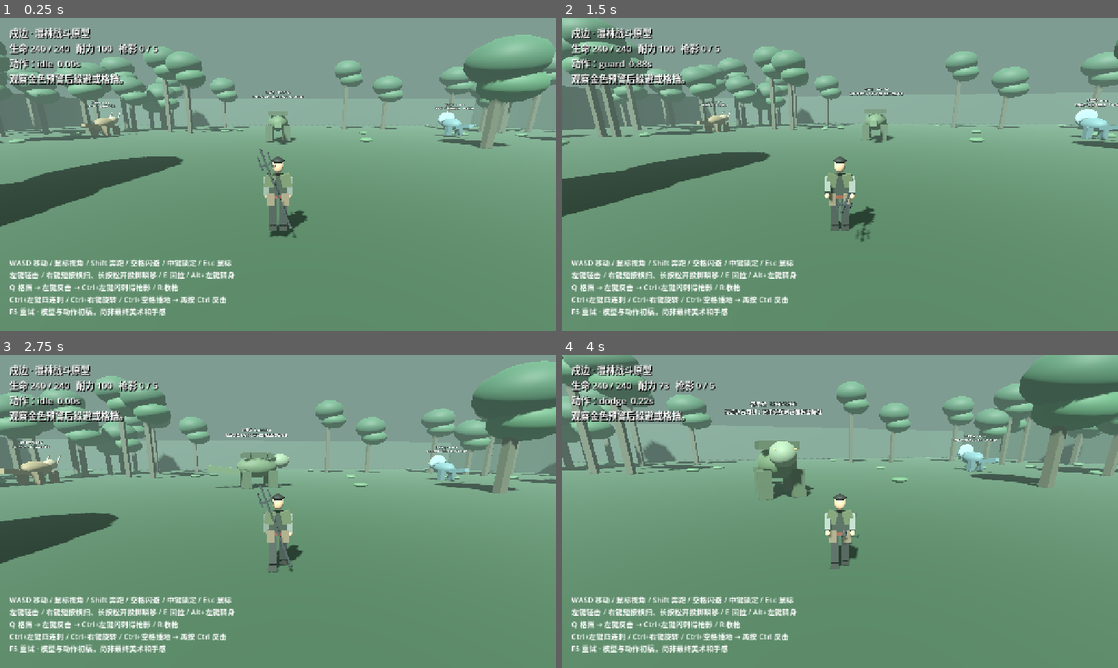
Above: before the commit, frames 1-4 (two rows, left to right).
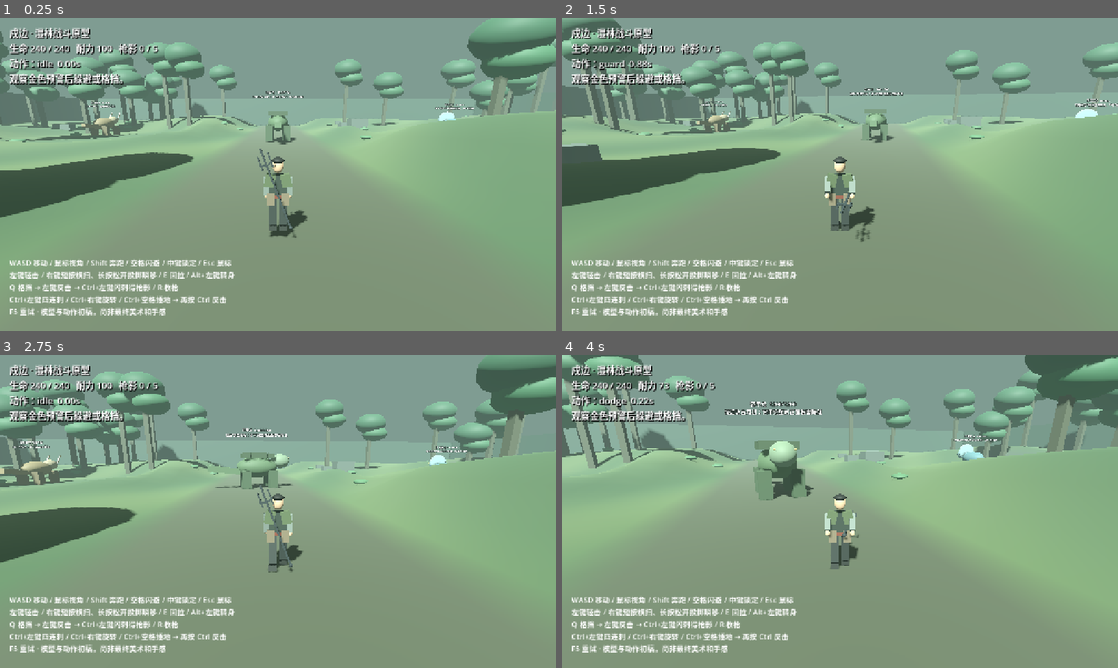
Above: after the commit, the same moments.

Repository: Rain-ziyu/huntbound
Game: Godot game, scene res://scenes/main/main.tscn
Two runs of this game, one before a commit and one after it. Both use one fixed random seed, a clock stepped at 60 frames per second and the inputs below.
Inputs (mouse positions are in pixels of both pictures, inside the frame that each line leads up to):
- Up to frame 1 (0.25 s): no input
- Up to frame 2 (1.5 s): tap Enter at 0.5 s; move the mouse to (867, 174) at 0.52 s; hold W from 0.53 s (still down); tap Q at 0.6 s; click (867, 174) at 0.67 s; tap Space at 0.77 s; move the mouse to (812, 174) at 1.27 s; tap E at 1.35 s
- Up to frame 3 (2.75 s): keep holding W; tap Space at 1.52 s; move the mouse to (289, 505) at 2.02 s; tap R at 2.1 s
- Up to frame 4 (4 s): keep holding W; move the mouse to (834, 517) at 2.77 s; tap Ctrl at 2.85 s; click (834, 517) at 2.92 s; tap Space at 3.02, 3.77 s; move the mouse to (878, 514) at 3.52 s; hold Shift from 3.53 s (still down)

The runs differ from the first frame. In frame 1, 54% of the frame differs, in the area x 0-100%, y 0-100%; in frame 2, 58%; in frame 3, 58%; in frame 4, 65%.

Commit message:
feat: add rolling forest terrain and validate teleport landings

Diff:
--- /dev/null
+++ b/scripts/forest_terrain.gd
@@ -0,0 +1,53 @@
+extends Node3D
+const Visuals = preload("res://scripts/visuals.gd")
+const CLEARINGS := [Vector2(0,-16),Vector2(-26,-22),Vector2(26,-22),Vector2(-25,24),Vector2(25,24)]
+const HALF := 60
+const STEP := 2
+var terrain_body: StaticBody3D
+
+static func height_at(x: float, z: float) -> float:
+	var height := 1.8+sin(x*0.10)*cos(z*0.08)*1.3+sin(z*0.19+x*0.04)*0.4
+	var blend := smoothstep(6,13,absf(x))
+	for center in CLEARINGS:
+		blend = minf(blend,smoothstep(9,16,Vector2(x,z).distance_to(center)))
+	height *= blend
+	var river := 1.0-smoothstep(1.8,5.0,absf(x-41))
+	return lerpf(height,-0.45,river)
+
+func _ready() -> void:
+	var surface := SurfaceTool.new()
+	surface.begin(Mesh.PRIMITIVE_TRIANGLES)
+	for z in range(-HALF,HALF,STEP):
+		for x in range(-HALF,HALF,STEP):
+			var a := Vector3(x,height_at(x,z),z)
+			var b := Vector3(x+STEP,height_at(x+STEP,z),z)
+			var c := Vector3(x,height_at(x,z+STEP),z+STEP)
+			var d := Vector3(x+STEP,height_at(x+STEP,z+STEP),z+STEP)
+			for point in [a,b,c,b,d,c]:
+				var moss := 0.5+sin(point.x*0.38+point.z*0.23)*0.18
+				var color := Color("344d39").lerp(Color("64734d"),moss)
+				if absf(point.x)<6: color = Color("4a5141")
+				if absf(point.x-41)<4: color = Color("4a514c")
+				surface.set_color(color)
+				surface.add_vertex(point)
+	surface.generate_normals()
+	var ground := MeshInstance3D.new()
+	ground.mesh = surface.commit()
+	var material := StandardMaterial3D.new()
+	material.vertex_color_use_as_albedo = true
+	material.roughness = 0.72
+	ground.material_override = material
+	add_child(ground)
+	terrain_body = StaticBody3D.new()
+	terrain_body.name = "TerrainCollision"
+	terrain_body.collision_layer = 2
+	var collision := CollisionShape3D.new()
+	collision.shape = ground.mesh.create_trimesh_shape()
+	terrain_body.add_child(collision)
+	add_child(terrain_body)
+	var water := Visuals.piece(self,Vector3(41,-0.12,0),Vector3(3.4,0.03,118),Color("4b8884"))
+	var water_mat := water.material_override as StandardMaterial3D
+	water_mat.roughness = 0.18
+	water_mat.metallic = 0.35
+	water.name = "ShallowStream"
+	add_to_group("terrain")
--- a/scripts/forest_world.gd
+++ b/scripts/forest_world.gd
@@ -2,6 +2,7 @@
 const Visuals = preload("res://scripts/visuals.gd")
 const Hunter = preload("res://scripts/player.gd")
 const Monster = preload("res://scripts/monster.gd")
+const Terrain = preload("res://scripts/forest_terrain.gd")
 var hunter: CharacterBody3D
 var hud: Label
 
@@ -34,7 +35,7 @@
 	sun.light_energy = 1.3
 	sun.shadow_enabled = true
 	add_child(sun)
-	obstacle(Vector3(0,-0.5,0),Vector3(120,1,120),Color("344d39"))
+	add_child(Terrain.new())
 	for side in [-1,1]:
 		obstacle(Vector3(side*60,4,0),Vector3(1,8,120),Color("3f5348"))
 		obstacle(Vector3(0,4,side*60),Vector3(120,8,1),Color("3f5348"))
@@ -47,13 +48,24 @@
 		for encounter in positions:
 			if pos.distance_to(encounter)<9: clearing = true
 		if clearing: continue
+		pos.y = Terrain.height_at(pos.x,pos.z)
 		var height := rng.randf_range(7,13)
 		obstacle(pos+Vector3(0,height/2,0),Vector3(0.65,height,0.65),Color("4b5040"))
 		Visuals.piece(self,pos+Vector3(0,height,0),Vector3(6,4,6),Color("365c43"),true)
 		Visuals.piece(self,pos+Vector3(1,height-2,0),Vector3(5,3,5),Color("3c6748"),true)
 	for i in 65:
 		var pos := Vector3(rng.randf_range(-55,55),0,rng.randf_range(-55,55))
+		pos.y = Terrain.height_at(pos.x,pos.z)
 		if absf(pos.x)>7: Visuals.piece(self,pos+Vector3(0,0.25,0),Vector3(1.5,0.5,1.4),Color("4d7351"),true)
+	for i in 24:
+		var pos := Vector3(rng.randf_range(-55,55),0,rng.randf_range(-55,55))
+		var safe := absf(pos.x)>13
+		for encounter in positions:
+			if pos.distance_to(encounter)<10: safe = false
+		if not safe or absf(pos.x-41)<5: continue
+		pos.y = Terrain.height_at(pos.x,pos.z)
+		var radius := rng.randf_range(0.8,1.7)
+		obstacle(pos+Vector3(0,radius*0.45,0),Vector3(radius*1.8,radius,radius*1.5),Color("5a665e"))
 	hunter = Hunter.new()
 	hunter.position = Vector3(0,1,8)
 	add_child(hunter)
--- a/scripts/monster.gd
+++ b/scripts/monster.gd
@@ -16,6 +16,7 @@
 var exposed := 0.0
 
 func _ready() -> void:
+	collision_mask = 3
 	health = float(data.health)
 	var collider := CollisionShape3D.new()
 	var shape := CapsuleShape3D.new()
@@ -117,7 +118,7 @@
 	hazard.kind = kind
 	hazard.interval = 0.8 if kind=="mist" else 2.0
 	get_parent().add_child(hazard)
-	hazard.global_position = Vector3(point.x,0.05,point.z)
+	hazard.global_position = Vector3(point.x,preload("res://scripts/forest_terrain.gd").height_at(point.x,point.z)+0.05,point.z)
 
 func receive_strike(amount: float, origin: Vector3, action: String) -> Dictionary:
 	if health <= 0: return {"hit":false}
--- a/scripts/player.gd
+++ b/scripts/player.gd
@@ -15,6 +15,7 @@
 var projectile: Node3D
 
 func _ready() -> void:
+	collision_mask = 3
 	var col := CollisionShape3D.new()
 	var shape := CapsuleShape3D.new()
 	shape.radius = 0.32
@@ -28,6 +29,7 @@
 	var arm := SpringArm3D.new()
 	arm.spring_length = 5.8
 	arm.margin = 0.2
+	arm.collision_mask = 3
 	arm.add_excluded_object(get_rid())
 	mount.add_child(arm)
 	var camera := Camera3D.new()
@@ -191,5 +193,22 @@
 	var motion := Vector3(point.x-global_position.x,0,point.z-global_position.z)
 	var collision := move_and_collide(motion,true)
 	if collision: motion = collision.get_travel()*0.90
-	global_position += motion
+	var candidate := global_position+motion
+	var probe := PhysicsRayQueryParameters3D.create(candidate+Vector3(0,4,0),candidate-Vector3(0,6,0))
+	probe.exclude = [get_rid()]
+	probe.collision_mask = 2
+	var floor_hit := get_world_3d().direct_space_state.intersect_ray(probe)
+	if floor_hit.is_empty() or floor_hit.normal.y<0.72:
+		message = "落点悬空或过陡，取消瞬移"
+		return
+	# Require body clearance above the proposed floor before changing position.
+	candidate.y = floor_hit.position.y+0.05
+	var body_probe := PhysicsShapeQueryParameters3D.new()
+	body_probe.shape = get_child(0).shape
+	body_probe.transform = Transform3D(Basis.IDENTITY,candidate+Vector3(0,0.9,0))
+	body_probe.exclude = [get_rid()]
+	if not get_world_3d().direct_space_state.intersect_shape(body_probe,1).is_empty():
+		message = "落点空间不足，取消瞬移"
+		return
+	global_position = candidate
 	message = "投掷命中落点，已移至安全位置" if motion.length()>0.5 else "落点受阻，武器收回"
--- a/tests/test_projectile.gd
+++ b/tests/test_projectile.gd
@@ -32,10 +32,11 @@
 		if shot.finished: break
 		shot._physics_process(0.025)
 	check(shot.finished and m.health<hp,"flight ray collides and damages creature")
+	if p.global_position.z >= -10: print("LANDING_DIAGNOSTIC: ",p.message," at ",p.global_position)
 	check(p.global_position.z < -10 and p.global_position.z > -16,"arrival stops before monster capsule")
 	await process_frame
 	world.obstacle(Vector3(10,2,2),Vector3(8,4,0.5),Color.GRAY)
-	p.global_position = Vector3(10,0.05,8)
+	p.global_position = Vector3(10,preload("res://scripts/forest_terrain.gd").height_at(10,8)+0.05,8)
 	await physics_frame
 	p.finish_throw(Vector3(10,0,-10))
 	check(p.global_position.z>2.3,"capsule sweep prevents wall crossing")
--- /dev/null
+++ b/tests/test_terrain.gd
@@ -0,0 +1,39 @@
+extends SceneTree
+const Terrain = preload("res://scripts/forest_terrain.gd")
+var checks := 0
+var failures := 0
+func check(ok: bool, label: String) -> void:
+	checks += 1
+	if not ok:
+		failures += 1
+		printerr("FAIL: ",label)
+func _initialize() -> void: call_deferred("run")
+func run() -> void:
+	var world = load("res://scenes/main/main.tscn").instantiate()
+	root.add_child(world)
+	await physics_frame
+	await physics_frame
+	for m in get_nodes_in_group("monsters"): m.set_physics_process(false)
+	world.hunter.set_physics_process(false)
+	check(get_nodes_in_group("terrain").size()==1,"one terrain instance")
+	check(Terrain.height_at(0,0)==0,"central combat route remains level")
+	check(Terrain.height_at(48,40)>0.5,"forest has raised terrain")
+	check(Terrain.height_at(41,0)<0,"stream has recessed bed")
+	for center in Terrain.CLEARINGS:
+		check(is_zero_approx(Terrain.height_at(center.x,center.y)),"combat clearing remains navigable")
+	for point in [Vector2(0,0),Vector2(48,40),Vector2(-48,42),Vector2(40,0)]:
+		var probe := PhysicsRayQueryParameters3D.create(Vector3(point.x,10,point.y),Vector3(point.x,-5,point.y),2)
+		var hit: Dictionary = world.get_world_3d().direct_space_state.intersect_ray(probe)
+		check(not hit.is_empty(),"terrain is solid from above")
+		if not hit.is_empty():
+			check(absf(hit.position.y-Terrain.height_at(point.x,point.y))<0.02,"collision matches rendered ground")
+			check(hit.normal.y>0.72,"surface is walkable and normals face up")
+	var p = world.hunter
+	p.global_position = Vector3(72,1,0)
+	p.combat.set_action("idle")
+	p.finish_throw(Vector3(78,0,0))
+	check(p.global_position.x==72,"unsupported landing cancels displacement")
+	print("TERRAIN_CHECKS: ",checks," FAILURES: ",failures)
+	world.queue_free()
+	await process_frame
+	quit(1 if failures else 0)
Not shown, changed: docs/combat-implementation-status.md
